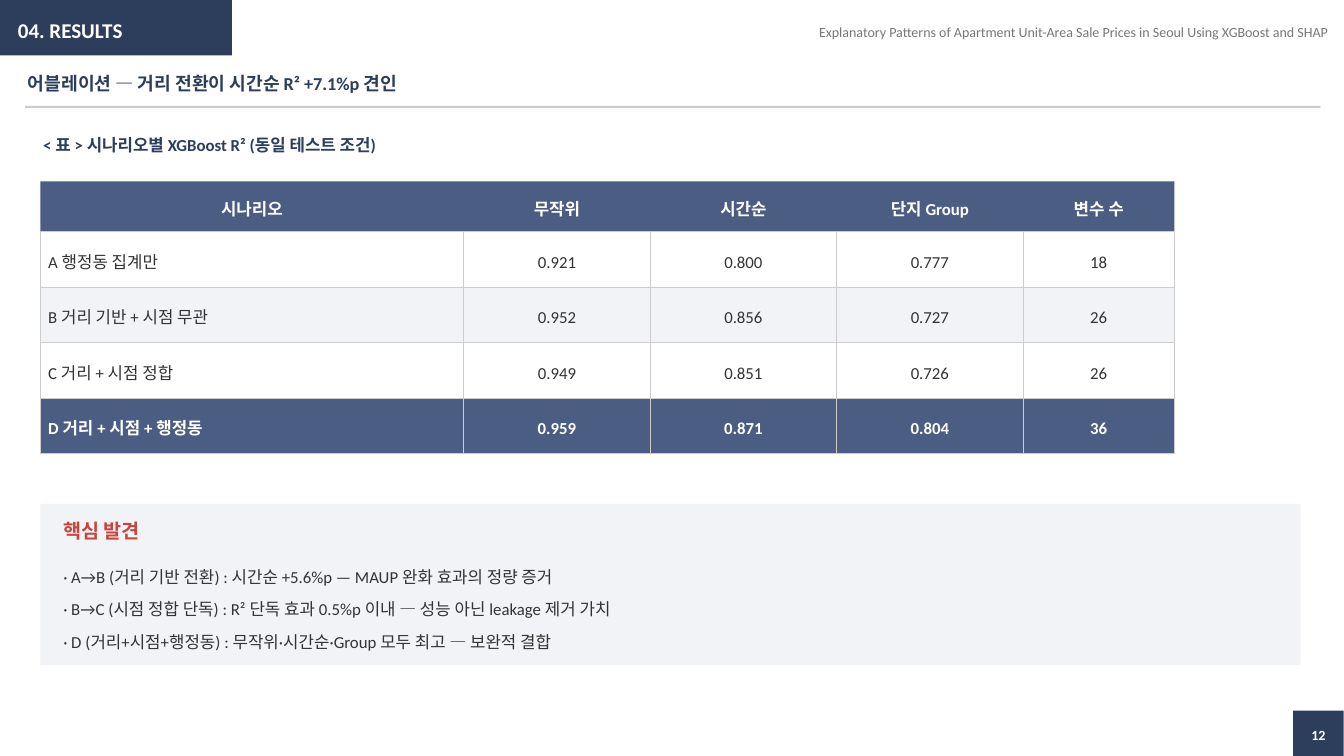
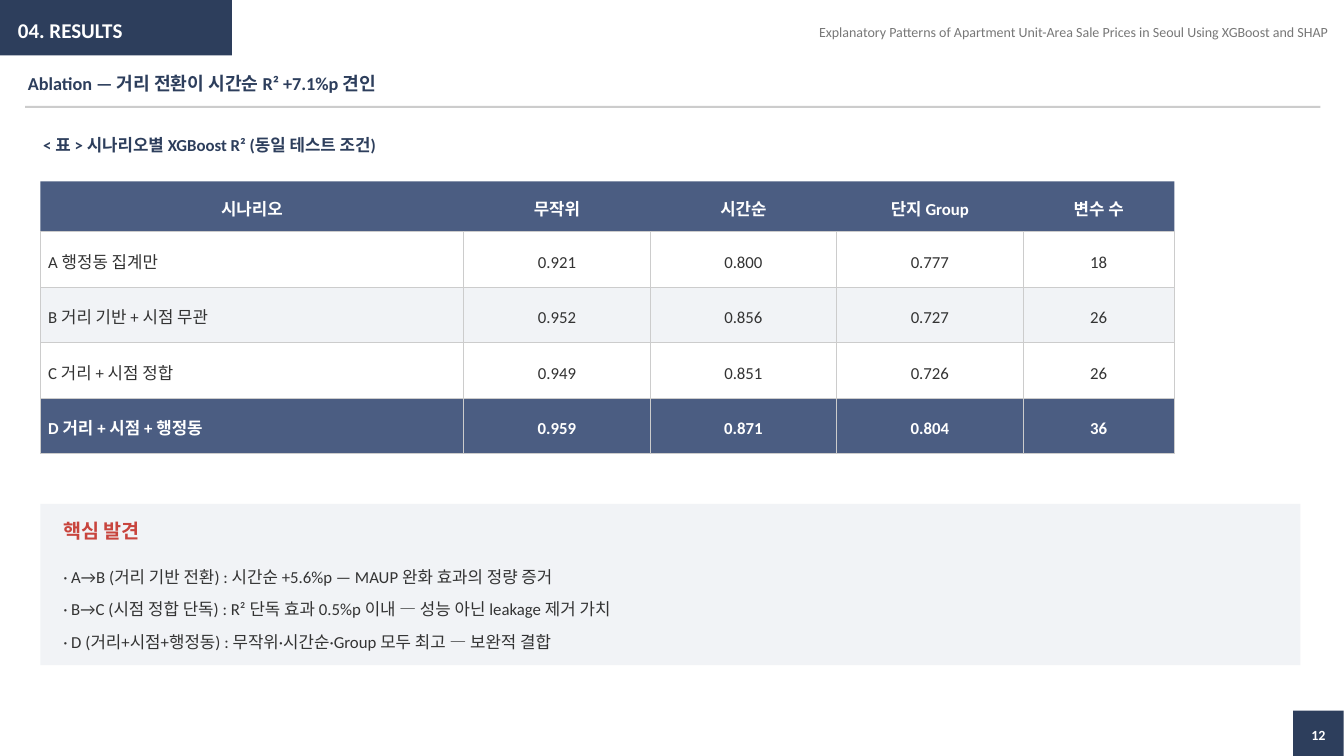
Before and after one commit to seokmogu/thesis-seoul-apt-xai, a slide deck: slide 12 of paper/중간발표_박현근.pptx. Drawn at 1344x756 pixels with LibreOffice and Linux fonts; fonts in the diff are those of the drawing. Boxes give left, top, right and bottom in pixels: in the first picture for what was removed or moved away, otherwise in the second. Text is boxed around its words. In the diff, an @@ line names an element or a change of style, - is before the commit and + after.

```diff
--- a/paper/중간발표_박현근.pptx
+++ b/paper/중간발표_박현근.pptx
@@ text at bbox=[28, 74, 375, 93]: text changed @@
-어블레이션 — 거리 전환이 시간순 R² +7.1%p 견인
+Ablation — 거리 전환이 시간순 R² +7.1%p 견인
```
Also in this commit, not shown: 7 other slides changed, 24 other files.
